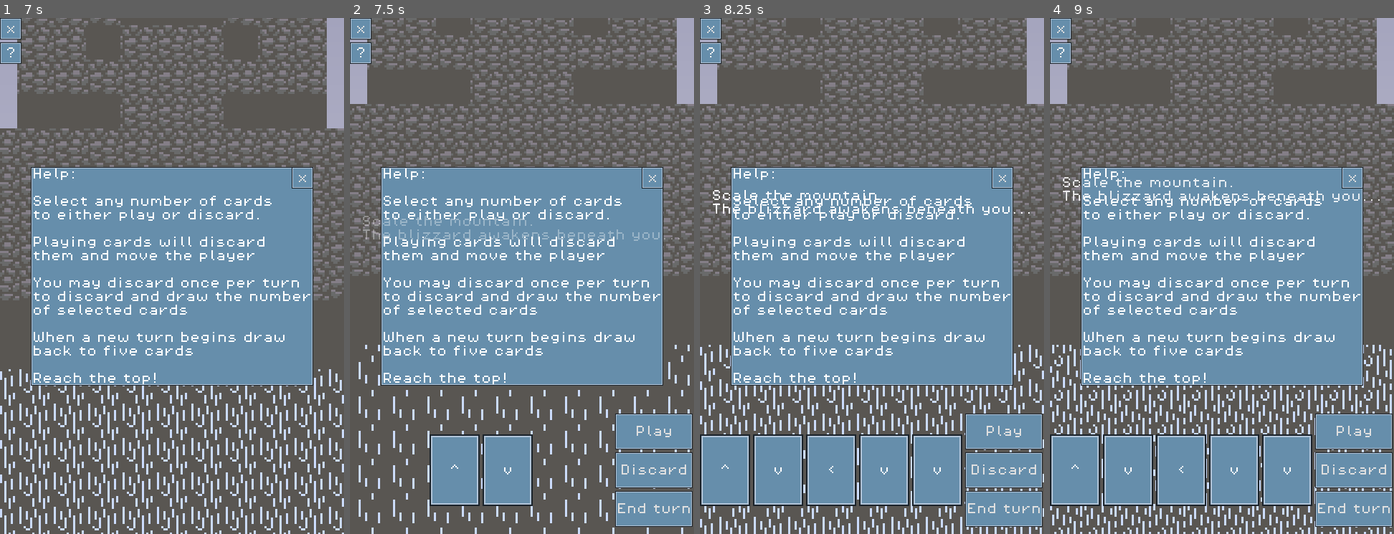
Above: before the commit, frames 1-4 (left to right).
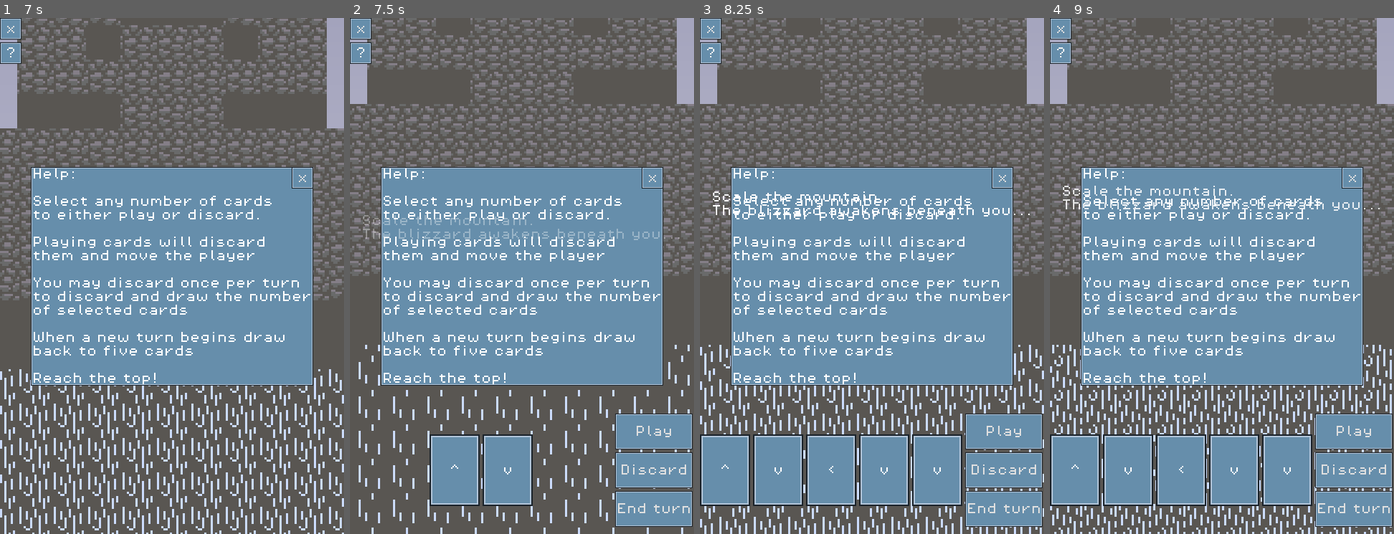
Above: after the commit, the same moments.

Repository: cbouwense/Scale-the-Summit
Game: Godot game, scene res://scenes/main_menu.tscn
Two runs of this game, one before a commit and one after it. Both use one fixed random seed, a clock stepped at 60 frames per second and the inputs below.
Inputs:
- Up to frame 1 (7 s): click "PLAY" at 0.5 s; click "?" at 1.25 s; click "?" at 2 s; click "?" at 2.75 s
- Up to frame 2 (7.5 s): click "Play" at 7.25 s
- Up to frame 3 (8.25 s): click "Play" at 8 s
- Up to frame 4 (9 s): click "^" at 8.75 s

Frame 1 is identical in both runs. In frame 2, 0.4% of the frame differs, in the area x 3-96%, y 38-44%; in frame 3, 0.7%; in frame 4, 1.1%, in the area x 3-96%, y 30-38%.

Commit message:
Update notifications to be one at a time

Diff:
--- a/scenes/game.tscn
+++ b/scenes/game.tscn
@@ -234,7 +234,6 @@
 lava_layer_path = NodePath("../Layer0/LavaLayer")
 avalanche_path = NodePath("../Avalanche")
 wind_path = NodePath("../Wind")
-selected_card_count = null
 
 [node name="MarginContainer" type="MarginContainer" parent="CardManager"]
 anchors_preset = 15
@@ -491,6 +490,19 @@
 text = "End turn"
 script = ExtResource("8_7a370")
 card_manager_path = NodePath("../../../../../..")
+
+[node name="Notifications" type="VBoxContainer" parent="CardManager"]
+anchors_preset = 8
+anchor_left = 0.5
+anchor_top = 0.5
+anchor_right = 0.5
+anchor_bottom = 0.5
+offset_left = -20.0
+offset_top = -20.0
+offset_right = 20.0
+offset_bottom = 20.0
+grow_horizontal = 2
+grow_vertical = 2
 
 [node name="Avalanche" parent="." instance=ExtResource("13_tyg7e")]
 z_index = 3
--- a/scripts/card_manager.gd
+++ b/scripts/card_manager.gd
@@ -272,7 +272,10 @@
 	deck.add_child(new_card)
 
 func display_notification(text: String, display_seconds: int = 2):
+	if $Notifications.get_child_count() > 0:
+		var current_notification = $Notifications.get_child(0)
+		await current_notification.tree_exited
 	var new_notification = notification_scene.instantiate()
 	new_notification.notification = text
 	new_notification.display_seconds = display_seconds
-	add_child(new_notification)
+	$Notifications.add_child(new_notification)
--- a/scripts/notification.gd
+++ b/scripts/notification.gd
@@ -9,13 +9,12 @@
 	text = notification
 	modulate.a = 0
 	show()
-	set_as_top_level(true)
 	var tween = get_tree().create_tween().set_parallel(true).set_ease(Tween.EASE_OUT)
 	tween.tween_property(self, "modulate:a", 1, 1)
 	tween.tween_property(self, "position:y", position.y - 100, .5)
-	tween.set_parallel(false)
+	tween.set_parallel(false).set_ease(Tween.EASE_IN)
 	tween.tween_property(self, "modulate:a", 0, display_seconds)
 	tween.set_parallel(true)
-	tween.tween_property(self, "position:y", position.y - 150, 2)
+	tween.tween_property(self, "position:y", position.y - 150, display_seconds)
 	await tween.finished
 	queue_free()
Not shown: 1 places in scenes/notification.tscn that only renumber resources
Not shown, changed: out/index.html
Not shown, changed: out/index.pck
